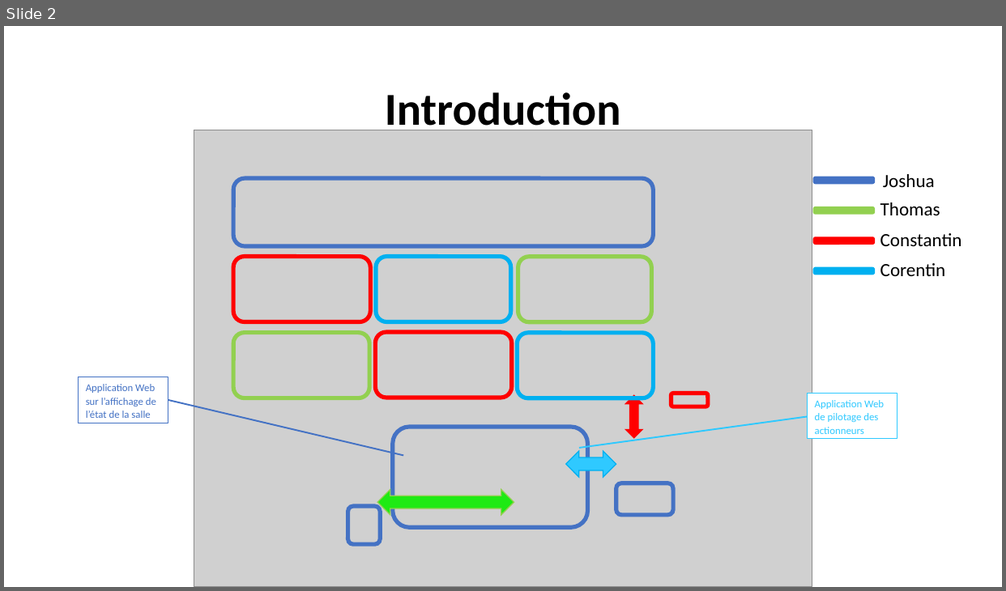
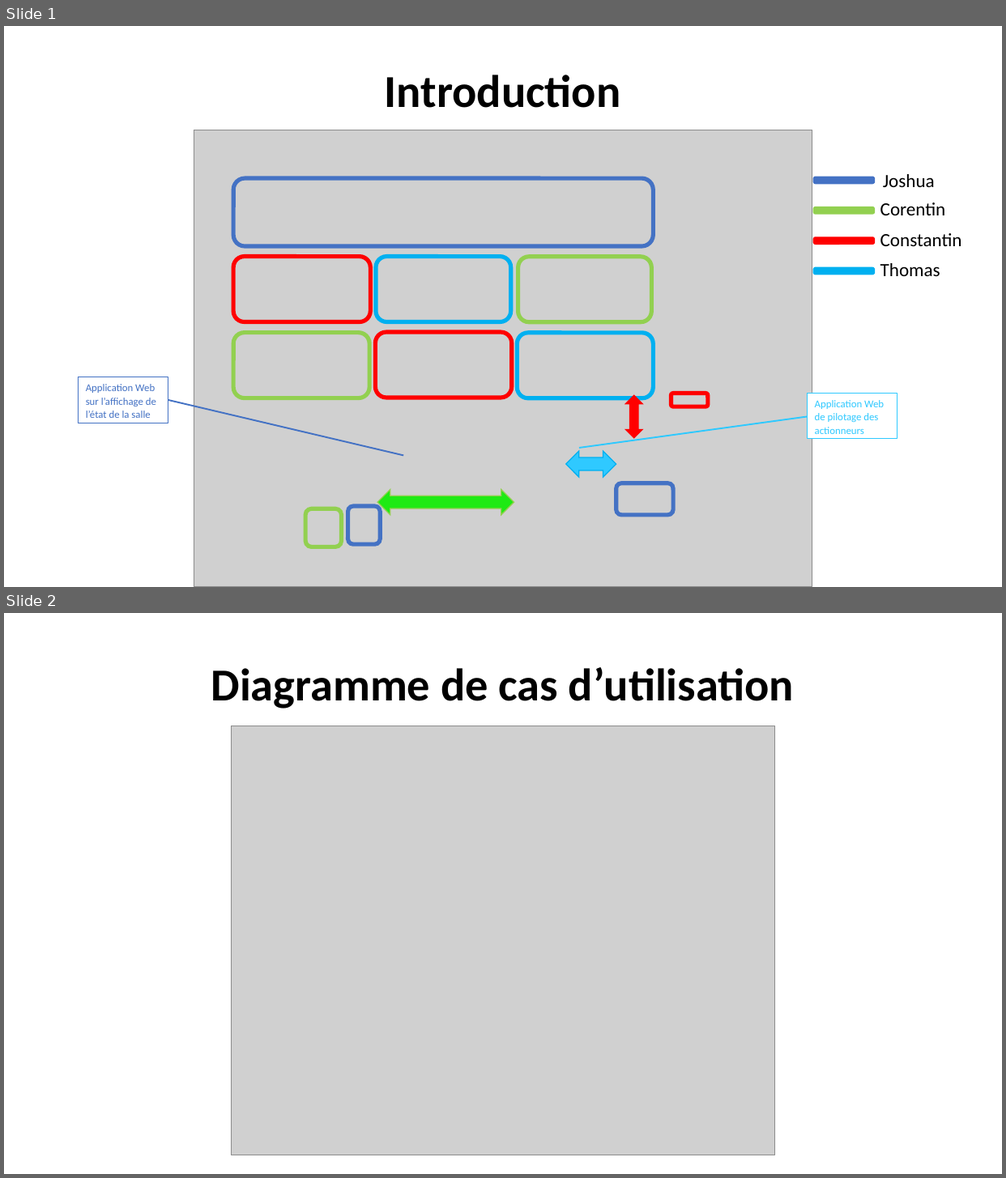
Before and after one commit to corentin-breny/Systeme_Escape_Game_13emePorte, a slide deck: Etudiants/Joshua/PremièreRevueDeProjet.pptx. Shown one above the other, each under a label of ours: slide 2 before the commit, slides 1 and 2 after it. The pictures are 1006x591 and 1006x1178 pixels, drawn with LibreOffice and Linux fonts; fonts in the diff are those of the drawing; grey boxes stand for pictures; background and template pictures are left out. Boxes give left, top, right and bottom in pixels: in the first picture for what was removed or moved away, otherwise in the second. Text is boxed around its words. In the diff, an @@ line names an element or a change of style, - is before the commit and + after.

```diff
--- a/Etudiants/Joshua/PremièreRevueDeProjet.pptx
+++ b/Etudiants/Joshua/PremièreRevueDeProjet.pptx
@@ slide 2 added at box(4, 613, 1002, 1174), background picture (left out) @@
@@ title added at box(211, 667, 794, 709), 44 pt, text #000000, bold @@
+Diagramme de cas d’utilisation
@@ picture added at box(231, 726, 775, 1156) @@
@@ what was slide 2 is now slide 1 @@
@@ slide 1 changed as well @@
@@ title "Introduction" rewrapped from box(385, 92, 621, 135) to box(385, 75, 621, 108) @@
@@ text "Corentin": place and size @@
-text "Corentin" at box(880, 263, 946, 276)
+text "Corentin" at box(880, 203, 946, 216)
@@ text "Thomas": place and size @@
-text "Thomas" at box(880, 203, 940, 216)
+text "Thomas" at box(880, 263, 940, 276)
@@ rounded rectangle removed at box(393, 427, 588, 528) @@
@@ rounded rectangle added at box(305, 509, 342, 547), outline #92D050 4 pt @@
```
Also in this commit, not shown: 2 other slides changed, 10 other slides added, 1 slide removed, 2 other files.
